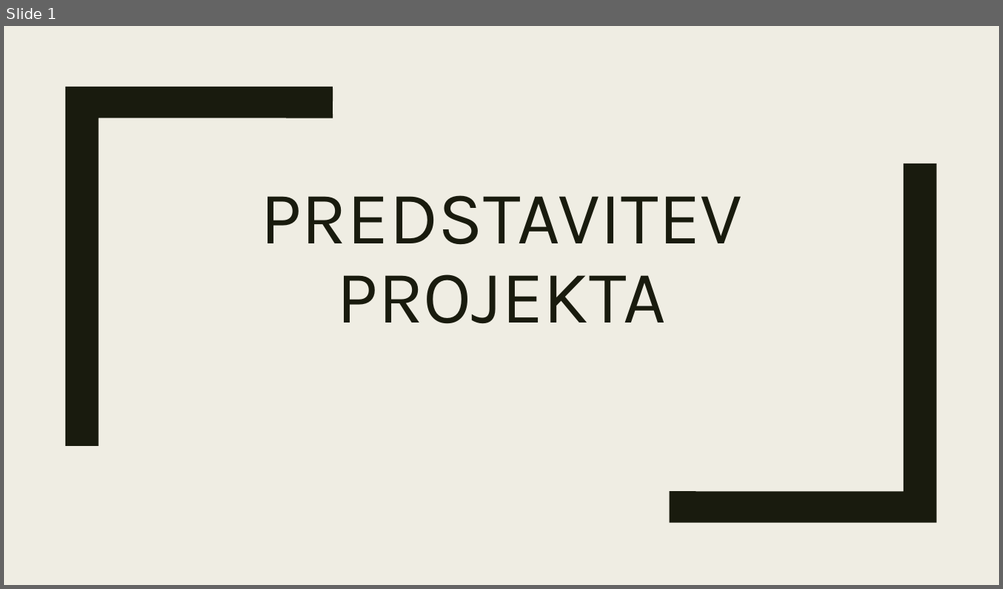
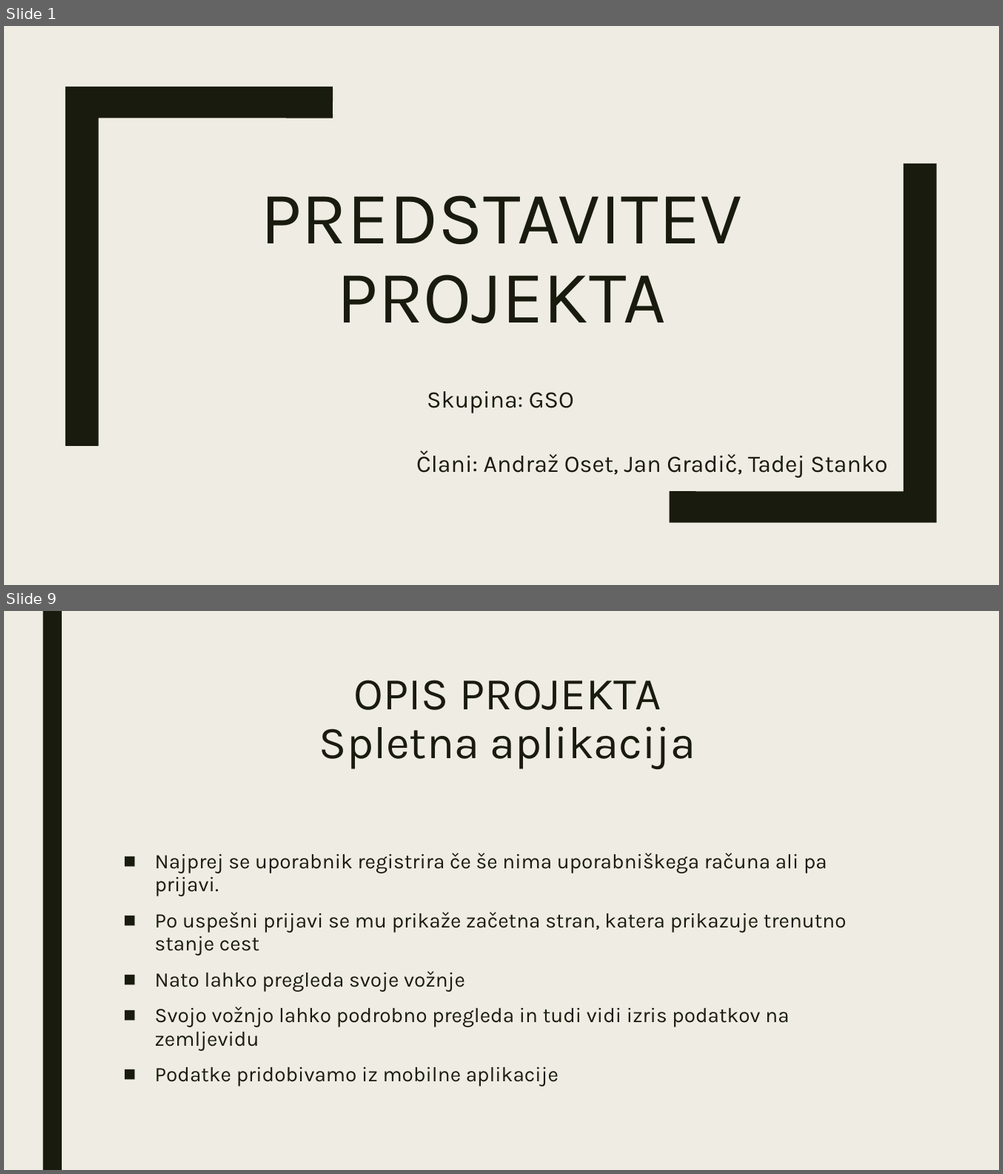
Before and after one commit to GM-Coder007/Projekt, a slide deck: Documentation/Predstavitev_projekta.pptx. Shown one above the other, each under a label of ours: slide 1 before the commit, slides 1 and 9 after it; the slides between them are not shown. The pictures are 1003x589 and 1003x1174 pixels, drawn with LibreOffice and Linux fonts; fonts in the diff are those of the drawing. Boxes give left, top, right and bottom in pixels: in the first picture for what was removed or moved away, otherwise in the second. Text is boxed around its words. In the diff, an @@ line names an element or a change of style, - is before the commit and + after.

```diff
--- a/Documentation/Predstavitev_projekta.pptx
+++ b/Documentation/Predstavitev_projekta.pptx
@@ slide 9 added at [4,611,999,1170], background #EFEDE3 @@
@@ rectangle added at [42,611,62,1170], fill #191B0E @@
@@ title added at [319,680,695,769], 44 pt, text #191B0E @@
+OPIS PROJEKTA
+Spletna aplikacija
@@ text added at [155,853,846,1087], 20 pt, text #191B0E @@
+■ Najprej se uporabnik registrira če še nima uporabniškega računa ali pa prijavi.
+■ Po uspešni prijavi se mu prikaže začetna stran, katera prikazuje trenutno stanje cest
+■ Nato lahko pregleda svoje vožnje
+■ Svojo vožnjo lahko podrobno pregleda in tudi vidi izris podatkov na zemljevidu
+■ Podatke pridobivamo iz mobilne aplikacije
@@ slide 1 changed as well @@
@@ subtitle added at [416,392,887,478], 23 pt, text #191B0E @@
+Skupina: GSO
+Člani: Andraž Oset, Jan Gradič, Tadej Stanko
```
Also in this commit, not shown: 8 other slides added, 2 slides removed.
